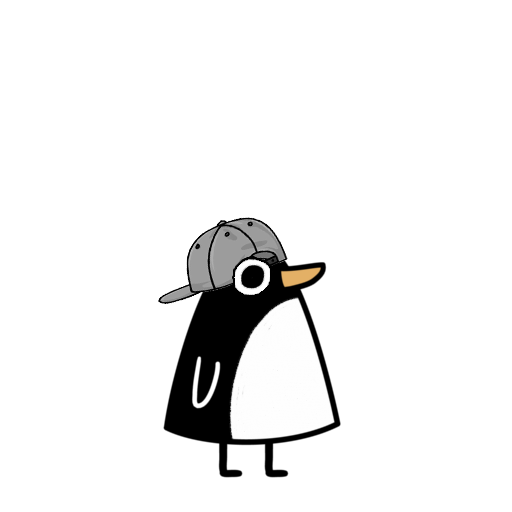
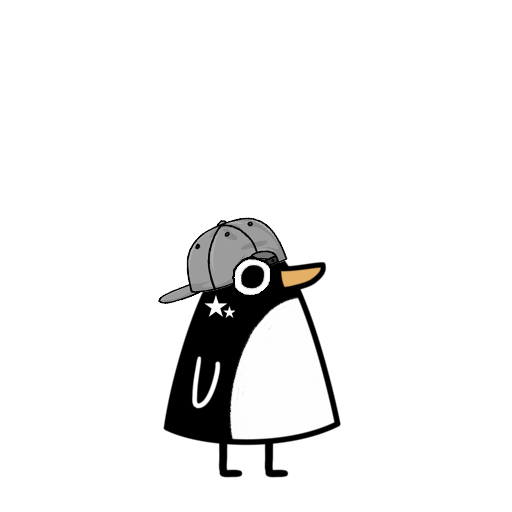
Before/after of a (512, 512) layered artwork. What changed in the layer stack:
painted on "Layer 4" over 204, 295, 235, 318
added layer "Layer 4 copy" above "Layer 3" over 204, 295, 235, 318
